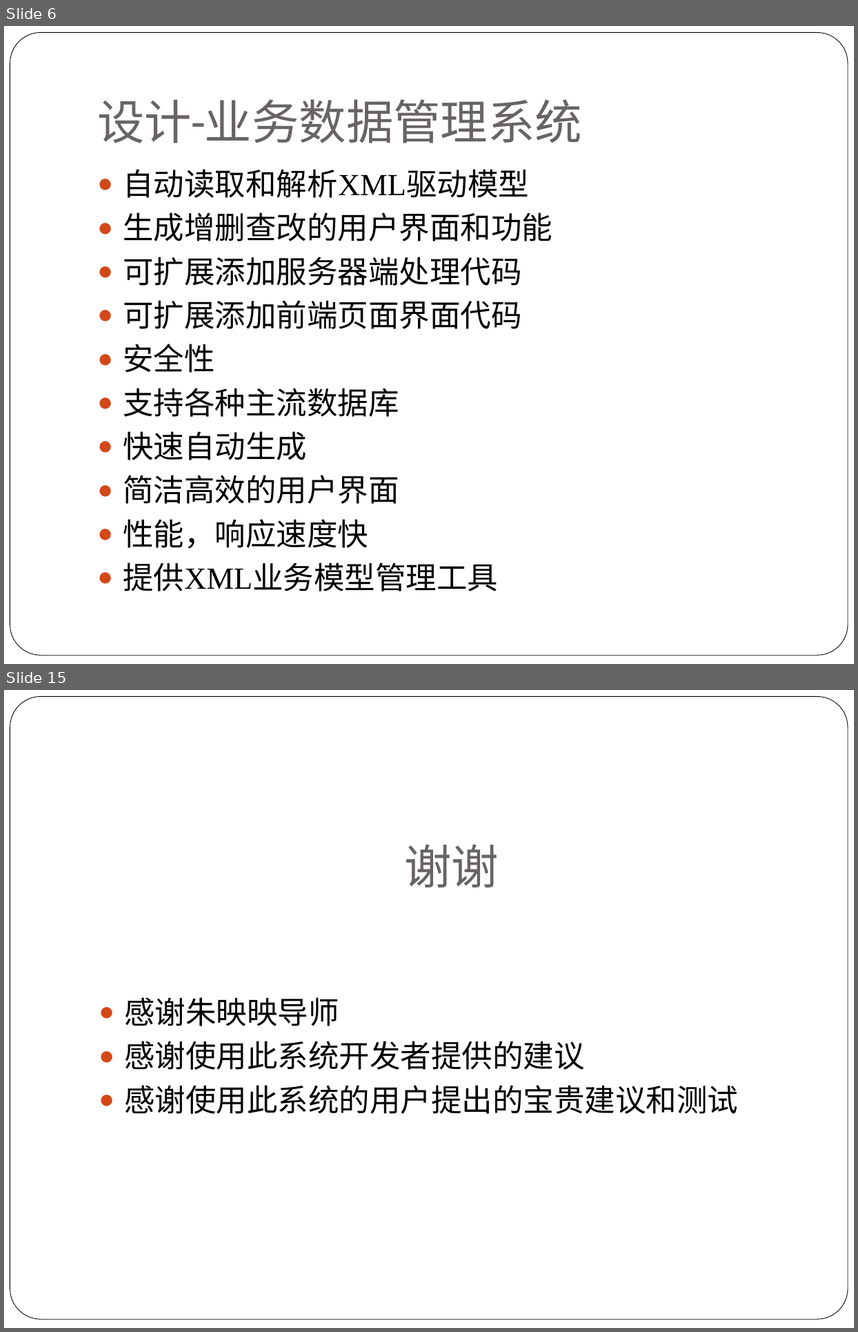
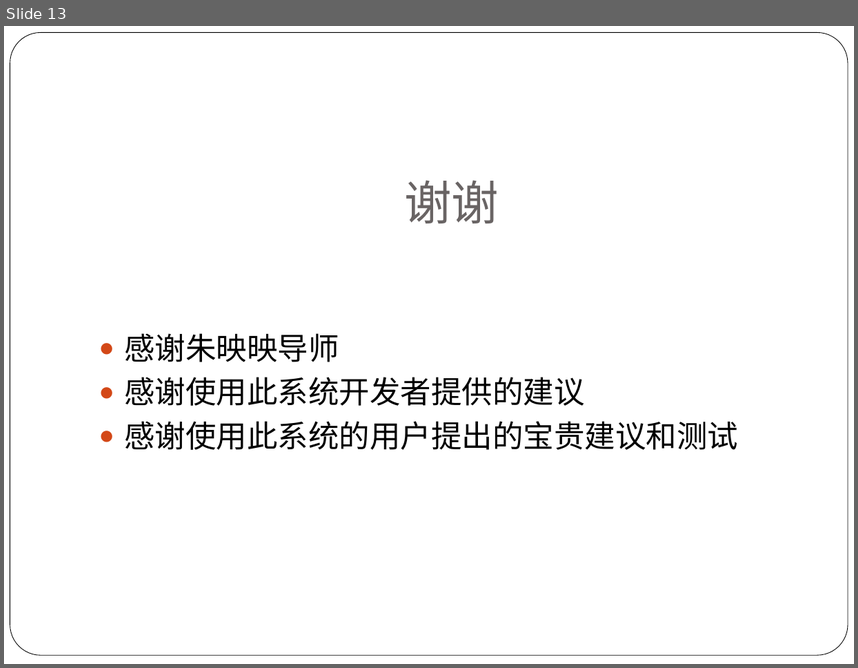
Before and after one commit to alucard263096/MyPaper, a slide deck: 论文PPT.pptx. Shown one above the other, each under a label of ours: slides 6 and 15 before the commit, slide 13 after it; the slides between them are not shown. The pictures are 858x1332 and 858x668 pixels, drawn with LibreOffice and Linux fonts; fonts in the diff are those of the drawing. Boxes give left, top, right and bottom in pixels: in the first picture for what was removed or moved away, otherwise in the second. Text is boxed around its words. In the diff, an @@ line names an element or a change of style, - is before the commit and + after.

```diff
--- a/论文PPT.pptx
+++ b/论文PPT.pptx
@@ slide 6 removed at <box>4,26,854,664</box>, background #FFFFFF; not listed: 1 template element that a slide beside it also shows @@
@@ title removed at <box>97,99,582,143</box> @@
-设计-业务数据管理系统
@@ text removed at <box>123,169,553,591</box> @@
-● 自动读取和解析XML驱动模型
-● 生成增删查改的用户界面和功能
-● 可扩展添加服务器端处理代码
-● 可扩展添加前端页面界面代码
-● 安全性
-● 支持各种主流数据库
-● 快速自动生成
-● 简洁高效的用户界面
-● 性能，响应速度快
-● 提供XML业务模型管理工具
@@ what was slide 15 is now slide 13 @@
```
Also in this commit, not shown: 5 slides changed, 7 slides added, 8 other slides removed.
